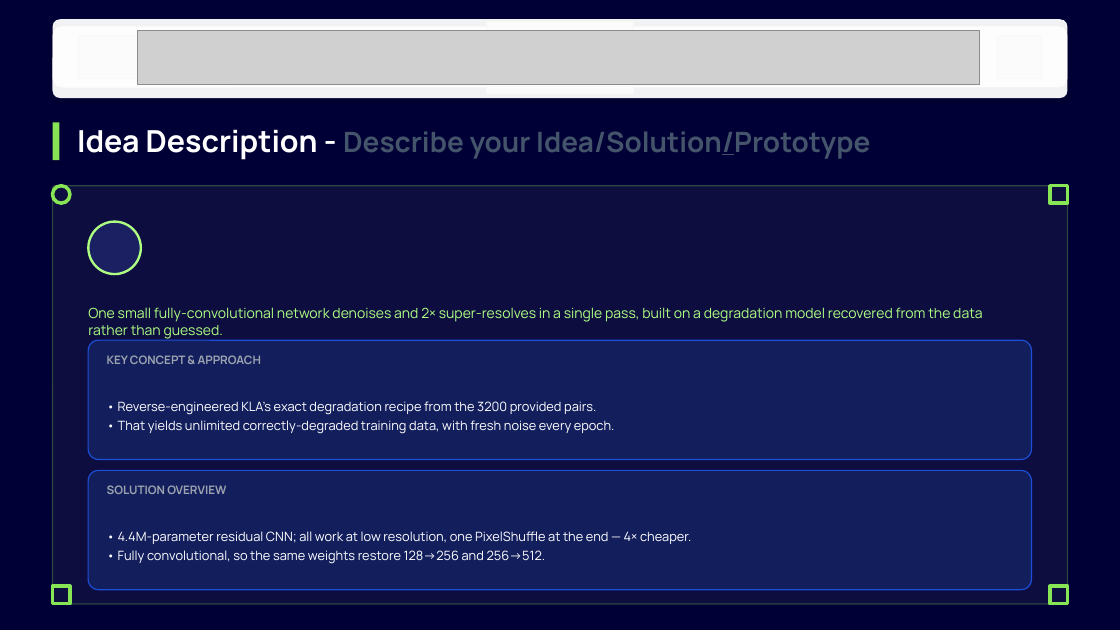
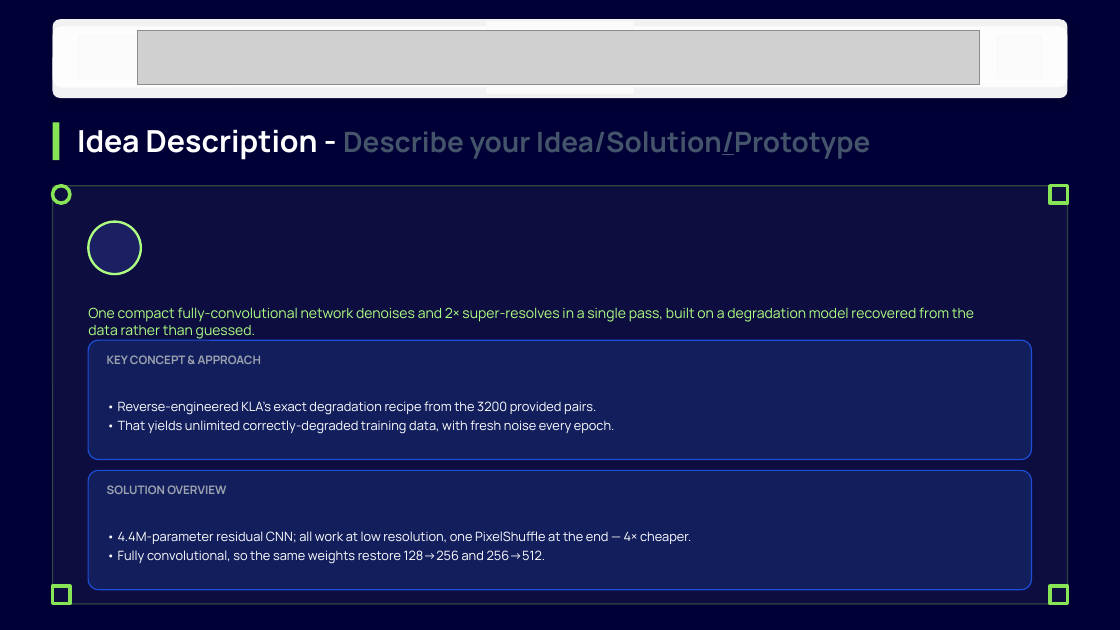
Before and after one commit to bevinj2255/i4c_hackathon, a slide deck: slide 3 of solution_presentation.pptx. Drawn at 1120x630 pixels with LibreOffice and Linux fonts; fonts in the diff are those of the drawing; grey boxes stand for pictures; background and template pictures are left out; a plain dark background stands for a picture behind light text. Boxes give left, top, right and bottom in pixels: in the first picture for what was removed or moved away, otherwise in the second. Text is boxed around its words. In the diff, an @@ line names an element or a change of style, - is before the commit and + after.

Commit message:
Deck: correct two claims that described a technique the shipped model does not use
Re-read all seven pages after the model changed. Two bullets still described the previous
1.37M model's construction:

  - 'Perceptual/pixel weight interpolation - 93% of the LPIPS gain for 2.9% of the PSNR
    gain, zero extra training.' The shipped model is a pure perceptual fine-tune. No
    interpolation is used, and it cost 3.5 h of training rather than zero. Claiming a
    technique we did not use is the kind of thing a domain judge notices.
  - 'LOSS: Charbonnier blended with an LPIPS term by weight interpolation of two
    checkpoints.' Same error, stated as method.

Both now describe what was actually done: Charbonnier for pixel accuracy, then a fine-tune
adding a frozen-AlexNet LPIPS term. The interpolation curve is still mentioned, correctly,
as something measured that showed no blend was needed.

Also listed the third rejected experiment (longer perceptual schedule, won the val split
and lost 0.57 dB out-of-distribution), and dropped 'small' for 'compact' now that the
model is 4.4M rather than 1.37M.

Verified by extracting the PDF text and checking all 13 numbers against
results/metrics.json and results/ood_metrics.json: every one matches, no stale strings.

```diff
--- a/solution_presentation.pptx
+++ b/solution_presentation.pptx
@@ text at box(88, 307, 974, 339): text changed @@
-One small fully-convolutional network denoises and 2× super-resolves in a single pass, built on a degradation model recovered from the data rather than guessed.
+One compact fully-convolutional network denoises and 2× super-resolves in a single pass, built on a degradation model recovered from the data rather than guessed.
```
Also in this commit, not shown: 2 other slides changed, 2 other files.
